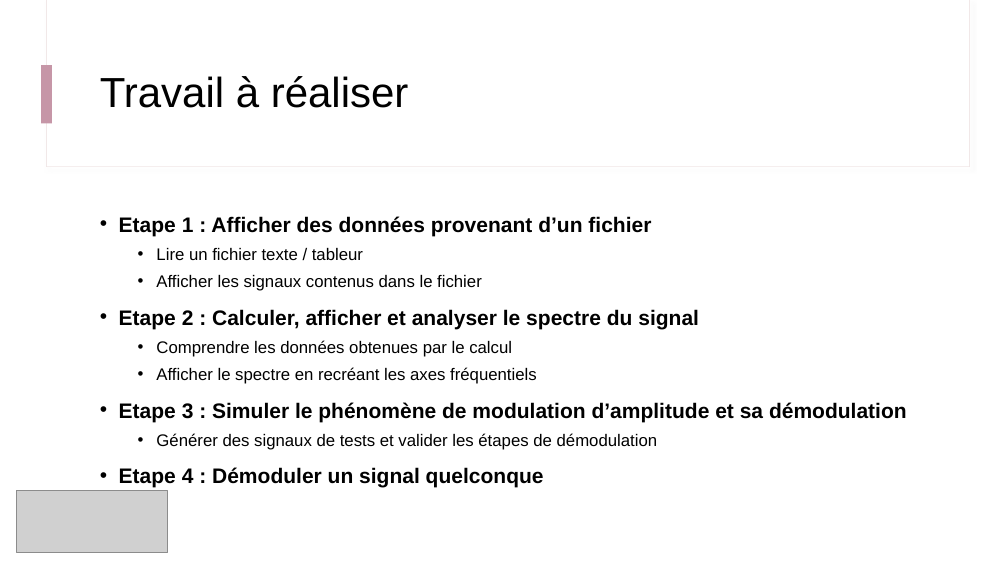
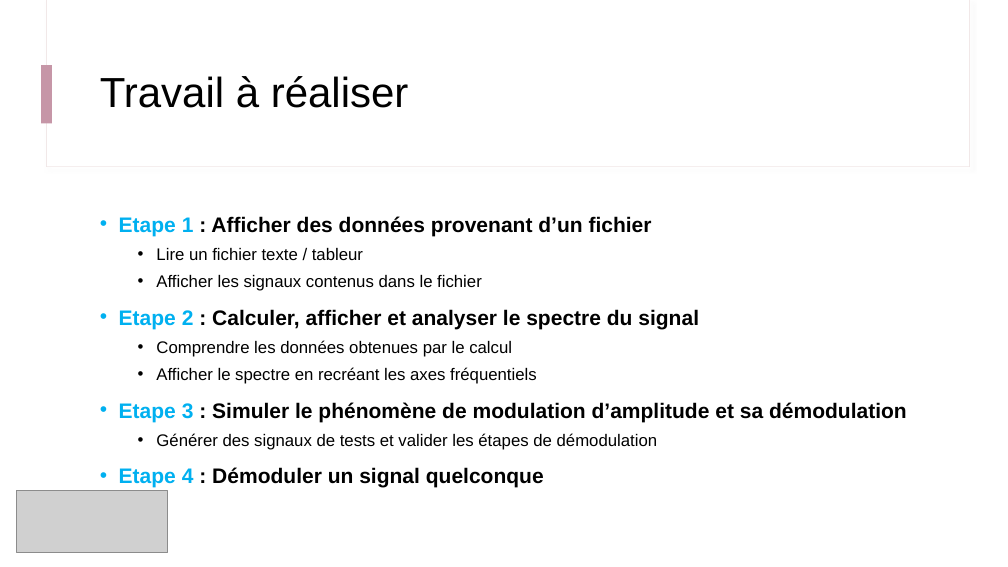
Before and after one commit to IOGS-Digital-Methods/semester-5, a slide deck: slide 4 of outils_numeriques/b3_traitement_1D/B3_0_Deroulement.pptx. Drawn at 1008x567 pixels with LibreOffice and Linux fonts; fonts in the diff are those of the drawing; grey boxes stand for pictures. Boxes give left, top, right and bottom in pixels: in the first picture for what was removed or moved away, otherwise in the second. Text is boxed around its words. In the diff, an @@ line names an element or a change of style, - is before the commit and + after.

```diff
--- a/outils_numeriques/b3_traitement_1D/B3_0_Deroulement.pptx
+++ b/outils_numeriques/b3_traitement_1D/B3_0_Deroulement.pptx
@@ text at [119, 216, 907, 488]: text colour #000000 to #00B0F0 in "Etape 1", "Etape 2", "Etape 3", "Etape 4" @@
```
Also in this commit, not shown: 1 other slide changed.
